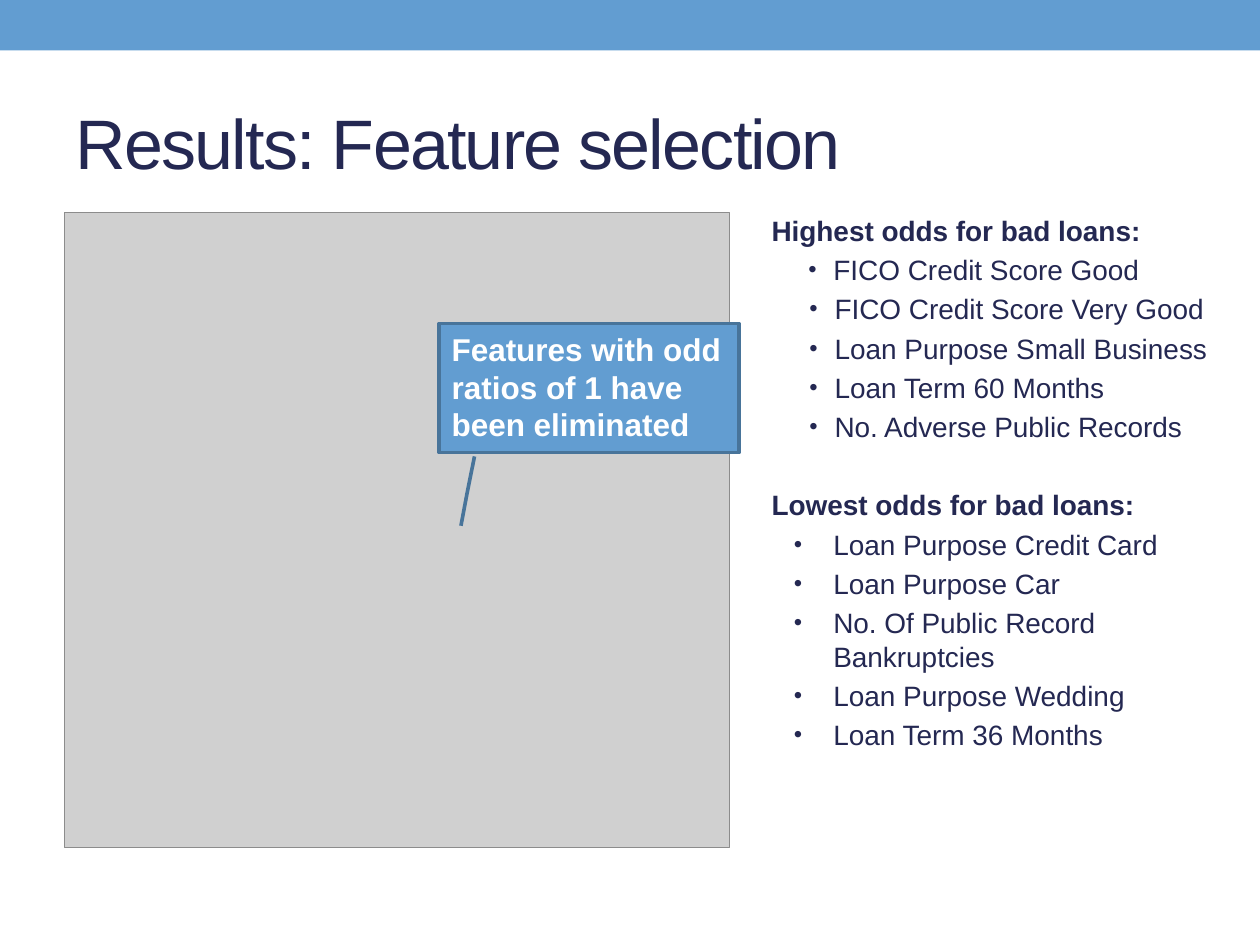
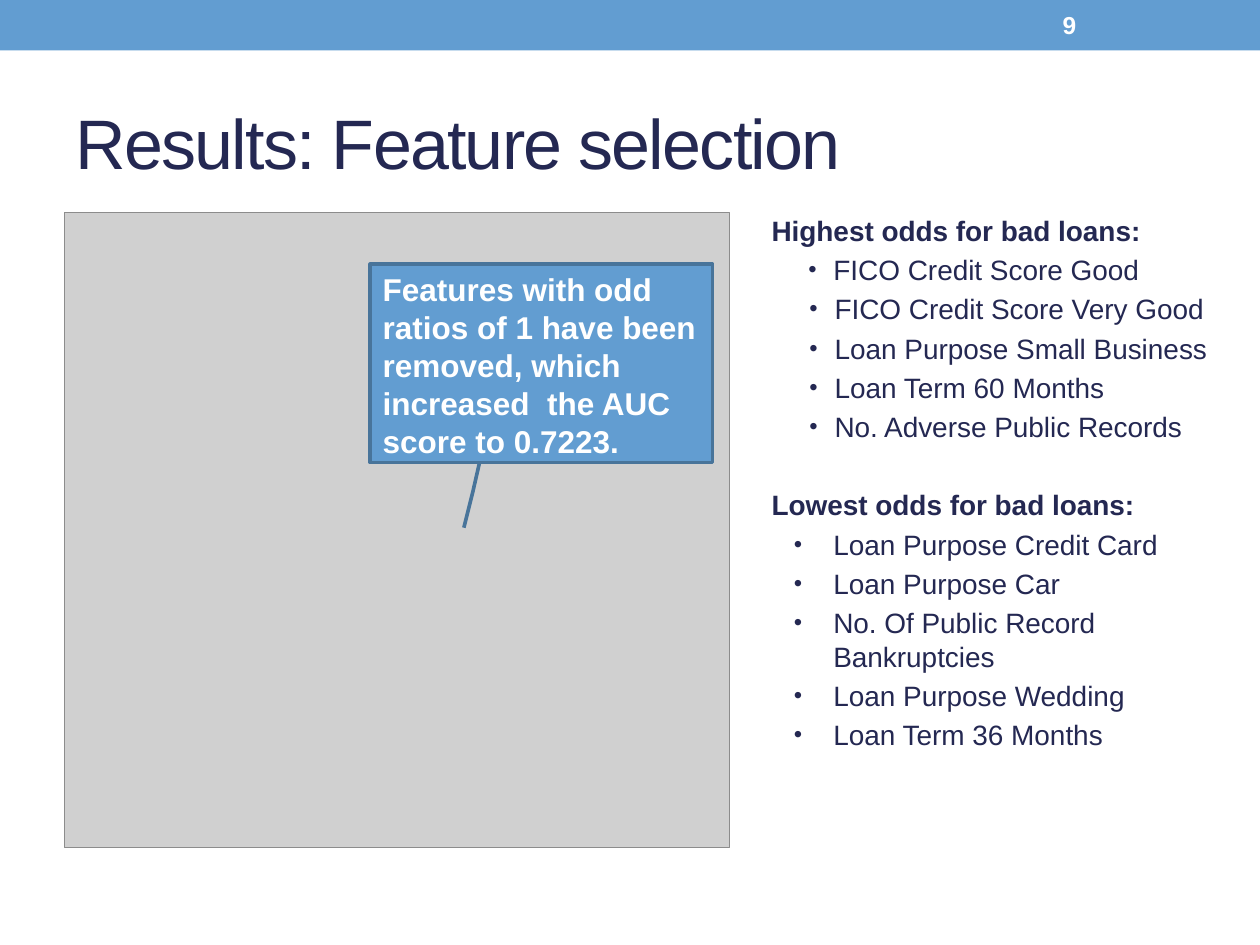
Before and after one commit to Son17/Data-Science-Projects, a slide deck: slide 9 of LG presentation_condensed.pptx. Drawn at 1260x945 pixels with LibreOffice and Linux fonts; fonts in the diff are those of the drawing; grey boxes stand for pictures. Boxes give left, top, right and bottom in pixels: in the first picture for what was removed or moved away, otherwise in the second. Text is boxed around its words. In the diff, an @@ line names an element or a change of style, - is before the commit and + after.

```diff
--- a/LG presentation_condensed.pptx
+++ b/LG presentation_condensed.pptx
@@ page number added at [1063,17,1077,34], 14 pt, text #FFFFFF, bold @@
+9
@@ border callout "Features with odd ratios of ...": place and size @@
-border callout "Features with odd ratios of ..." at [440,324,740,452]
+border callout "Features with odd ratios of ..." at [370,265,713,462]
@@ border callout "Features with odd ratios of ..." at [370,265,713,462]: proportions changed @@
@@ text in border callout at [383,278,695,454]: text changed @@
-Features with odd ratios of 1 have been eliminated
+Features with odd ratios of 1 have been removed, which increased the AUC score to 0.7223.
```
Also in this commit, not shown: 9 other slides changed, 1 other file.
